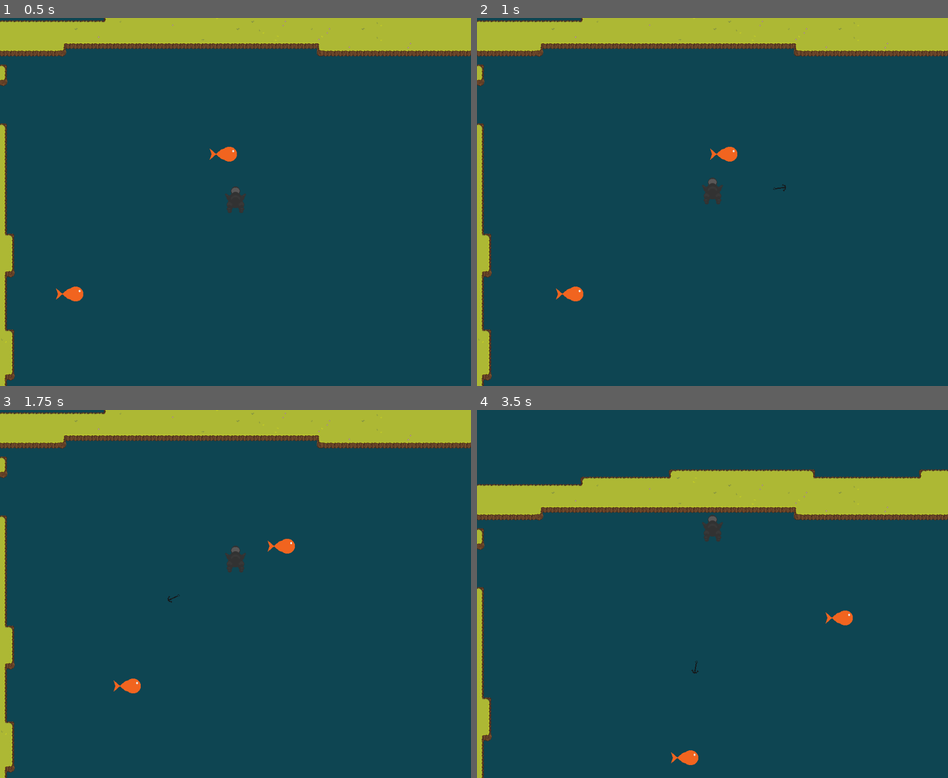
Above: before the commit, frames 1-4 (two rows, left to right).
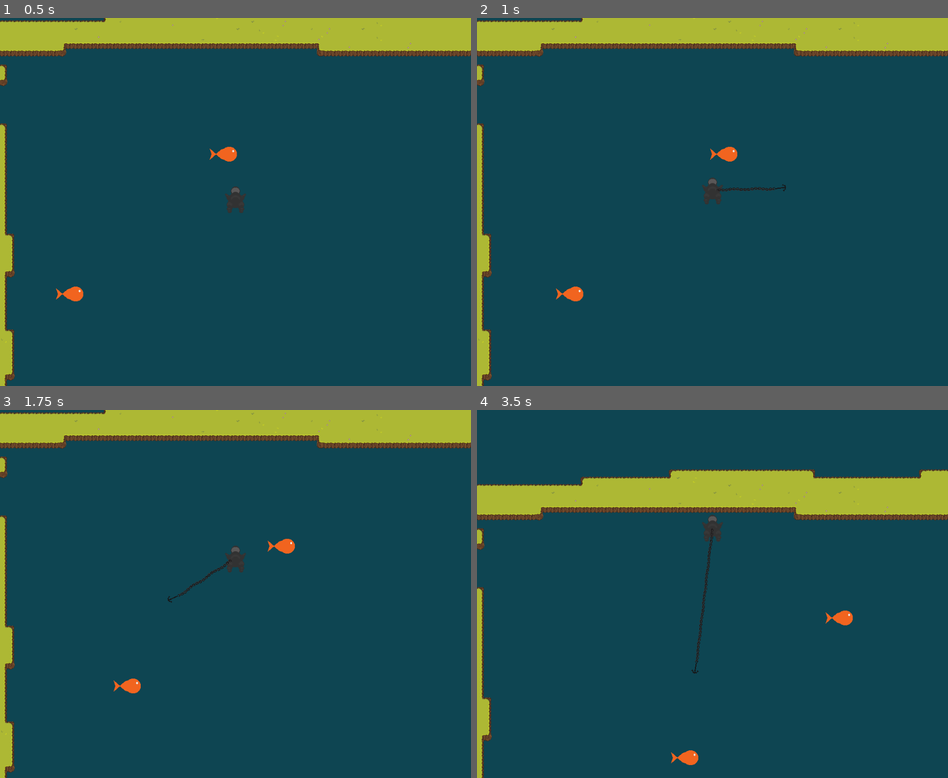
Above: after the commit, the same moments.

Repository: TeamKebab/GodotWildJam41
Game: Godot game, scene res://main.tscn
The game is run twice, just before and just after one commit, with the same random seed, the same clock (stepped at 60 frames per second) and the same inputs.
Inputs (mouse positions are in pixels of both pictures, inside the frame that each line leads up to):
- Up to frame 1 (0.5 s): no input
- Up to frame 2 (1 s): move the mouse to (816, 183) at 0.52 s; click (816, 183) at 0.67 s
- Up to frame 3 (1.75 s): move the mouse to (141, 612) at 1.27 s; click (141, 612) at 1.42 s
- Up to frame 4 (3.5 s): move the mouse to (759, 513) at 2.02 s; click (759, 513) at 2.17 s; move the mouse to (688, 667) at 2.77 s; click (688, 667) at 2.92 s

Frame 1 is identical in both runs. In frame 2, less than 0.1% of the frame differs, in the area x 50-64%, y 45-48%; in frame 3, less than 0.1%; in frame 4, 0.2%, in the area x 46-51%, y 32-69%.

Commit message:
harpoon chain

Diff:
--- a/src/main.tscn
+++ b/src/main.tscn
@@ -39,7 +39,7 @@
 curve = SubResource( 1 )
 
 [node name="PathFollowingFishy" parent="Path2D3" instance=ExtResource( 2 )]
-position = Vector2( 681.627, 0 )
+position = Vector2( 681.63, 0 )
 rotation = 3.14159
 offset = 1019.85
 
--- a/src/player/harpoon/harpoon.gd
+++ b/src/player/harpoon/harpoon.gd
@@ -13,6 +13,8 @@
 
 onready var squared_max_length = pow(max_length, 2)
 onready var player = get_parent().find_node("Player")
+onready var chain = $Chain
+onready var chain_start = $ChainStart
 
 onready var states = {
 	"shoot": $StateMachine/Shoot
@@ -20,6 +22,12 @@
 
 func _ready() -> void:
 	connect("area_entered", self, "_on_fish_hit")
+
+
+func _physics_process(_delta: float) -> void:
+	chain.rotation = -rotation
+	chain.start = chain_start.position.rotated(rotation)
+	chain.end = player.global_position - global_position
 
 
 func point() -> void:
--- a/src/player/harpoon/harpoon.tscn
+++ b/src/player/harpoon/harpoon.tscn
@@ -7,6 +7,8 @@
 [ext_resource path="res://player/harpoon/states/shoot.gd" type="Script" id=5]
 [ext_resource path="res://player/harpoon/states/anchor.gd" type="Script" id=6]
 [ext_resource path="res://player/harpoon/states/free.gd" type="Script" id=7]
+[ext_resource path="res://player/harpoon/chain.png" type="Texture" id=8]
+[ext_resource path="res://player/wavy_line/wavy_line.tscn" type="PackedScene" id=9]
 
 [sub_resource type="CapsuleShape2D" id=1]
 
@@ -17,6 +19,18 @@
 [node name="CollisionShape2D" type="CollisionShape2D" parent="."]
 position = Vector2( 0, -10 )
 shape = SubResource( 1 )
+
+[node name="Chain" parent="." instance=ExtResource( 9 )]
+default_color = Color( 1, 1, 1, 1 )
+texture = ExtResource( 8 )
+texture_mode = 1
+max_amplitude = 2.0
+period = 50.0
+step = 0.05
+change_speed = 5
+
+[node name="ChainStart" type="Position2D" parent="."]
+position = Vector2( 0, -23 )
 
 [node name="Sprite" type="Sprite" parent="."]
 position = Vector2( 0, -10 )
--- /dev/null
+++ b/src/player/wavy_line/wavy_line.gd
@@ -0,0 +1,62 @@
+extends Line2D
+
+export var start: Vector2
+export var end: Vector2
+
+
+export var max_amplitude:= 5.0
+export var period:= 100.0
+export var step = 0.02
+export var change_speed:= 20
+
+export var debugging = false
+
+var change:= 1
+var amplitude:= max_amplitude
+
+
+
+func create() -> void:
+	var some_points = [start]
+
+	var direction = (end-start).normalized()
+	var perpendicular = direction.rotated(PI/2)
+	var total_length = (end-start).length()
+
+	var angle = step * 2 * PI
+	var offset = step * period
+
+	while offset < total_length:
+		var deviation = amplitude * sin(angle)
+		var a_point = start + offset * direction + deviation * perpendicular
+		some_points.append(a_point)
+
+		offset += step * period
+		angle += step * 2 * PI
+
+
+	points = PoolVector2Array(some_points)
+
+
+func _ready():
+	if debugging:
+		start = Vector2(100,100)
+		end = Vector2(200, 356)
+
+
+func _physics_process(delta: float) -> void:
+	var this_change = change_speed * delta
+	amplitude += change * this_change
+
+	if abs(amplitude) > max_amplitude:
+		var extra = abs(amplitude) - max_amplitude
+		change = change * -1
+		amplitude += change * extra
+
+	create()
+
+
+func _draw():
+	if debugging:
+		var some_points = Array(points)
+		draw_line(start, end, Color.red, 3)
--- /dev/null
+++ b/src/player/wavy_line/wavy_line.tscn
@@ -0,0 +1,8 @@
+[gd_scene load_steps=2 format=2]
+
+[ext_resource path="res://player/wavy_line/wavy_line.gd" type="Script" id=1]
+
+[node name="WavyLine" type="Line2D"]
+width = 8.0
+default_color = Color( 1, 0.4, 0.878431, 1 )
+script = ExtResource( 1 )
Binary file added: src/player/harpoon/chain.png
Not shown, added: src/player/harpoon/chain.png.import
Not shown: 1 places in src/player/harpoon/harpoon.tscn that only renumber resources
